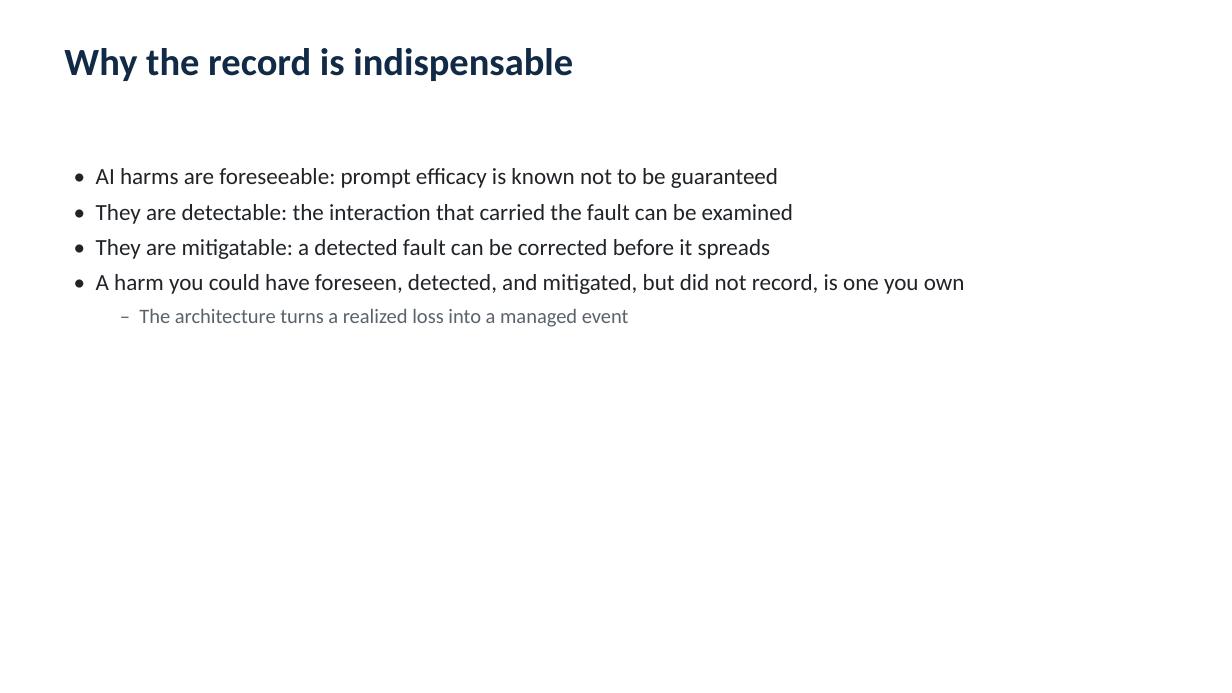
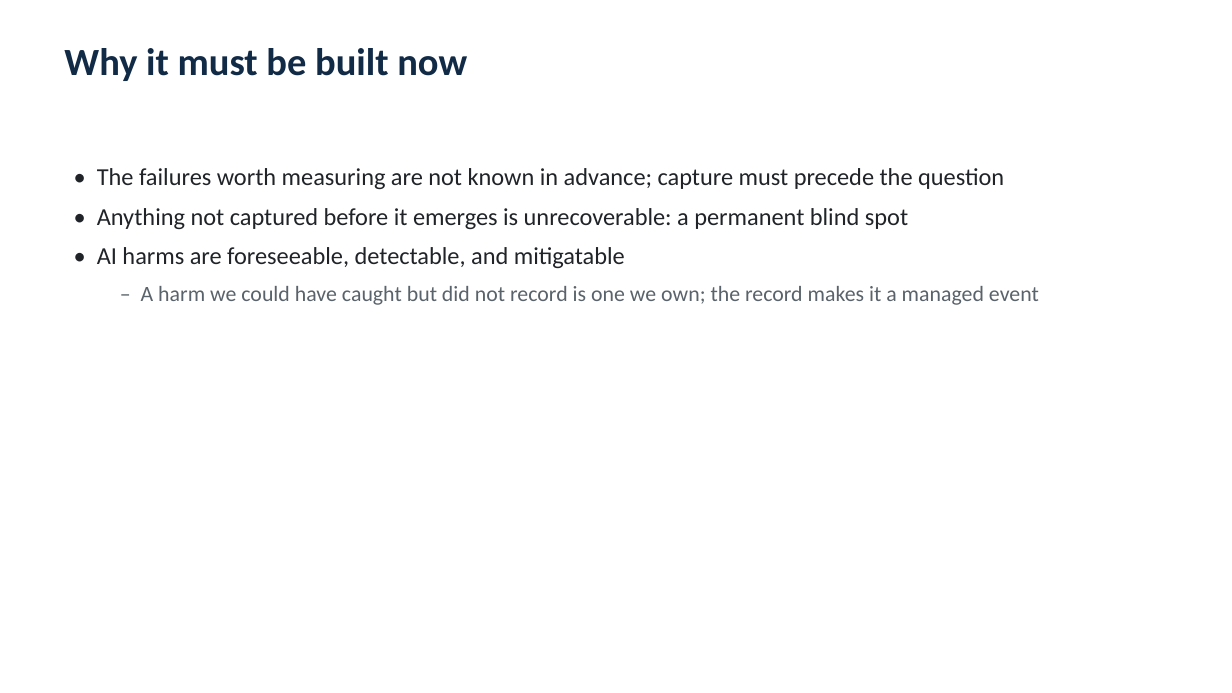
Before and after one commit to yj07538Johnny/Johnny_AI_ML_LLM_experiments_2024, a slide deck: slide 5 of papers/ai-metadata-session-data-repository/AI_Metadata_Repository_Briefing.pptx (slide 7 before the commit). Drawn at 1232x693 pixels with LibreOffice and Linux fonts; fonts in the diff are those of the drawing. Boxes give left, top, right and bottom in pixels: in the first picture for what was removed or moved away, otherwise in the second. Text is boxed around its words. In the diff, an @@ line names an element or a change of style, - is before the commit and + after.

```diff
--- a/papers/ai-metadata-session-data-repository/AI_Metadata_Repository_Briefing.pptx
+++ b/papers/ai-metadata-session-data-repository/AI_Metadata_Repository_Briefing.pptx
@@ text at [64, 48, 467, 81]: text changed @@
-Why the record is indispensable
+Why it must be built now
@@ text at [97, 168, 1039, 305]: text changed; size 18 to 19 pt @@
-• AI harms are foreseeable: prompt efficacy is known not to be guaranteed
-• They are detectable: the interaction that carried the fault can be examined
-• They are mitigatable: a detected fault can be corrected before it spreads
-• A harm you could have foreseen, detected, and mitigated, but did not record, is one you own
-  – The architecture turns a realized loss into a managed event
+• The failures worth measuring are not known in advance; capture must precede the question
+• Anything not captured before it emerges is unrecoverable: a permanent blind spot
+• AI harms are foreseeable, detectable, and mitigatable
+  – A harm we could have caught but did not record is one we own; the record makes it a managed event
```
Also in this commit, not shown: 11 other slides changed, 2 slides added, 12 slides removed, 1 other file.
